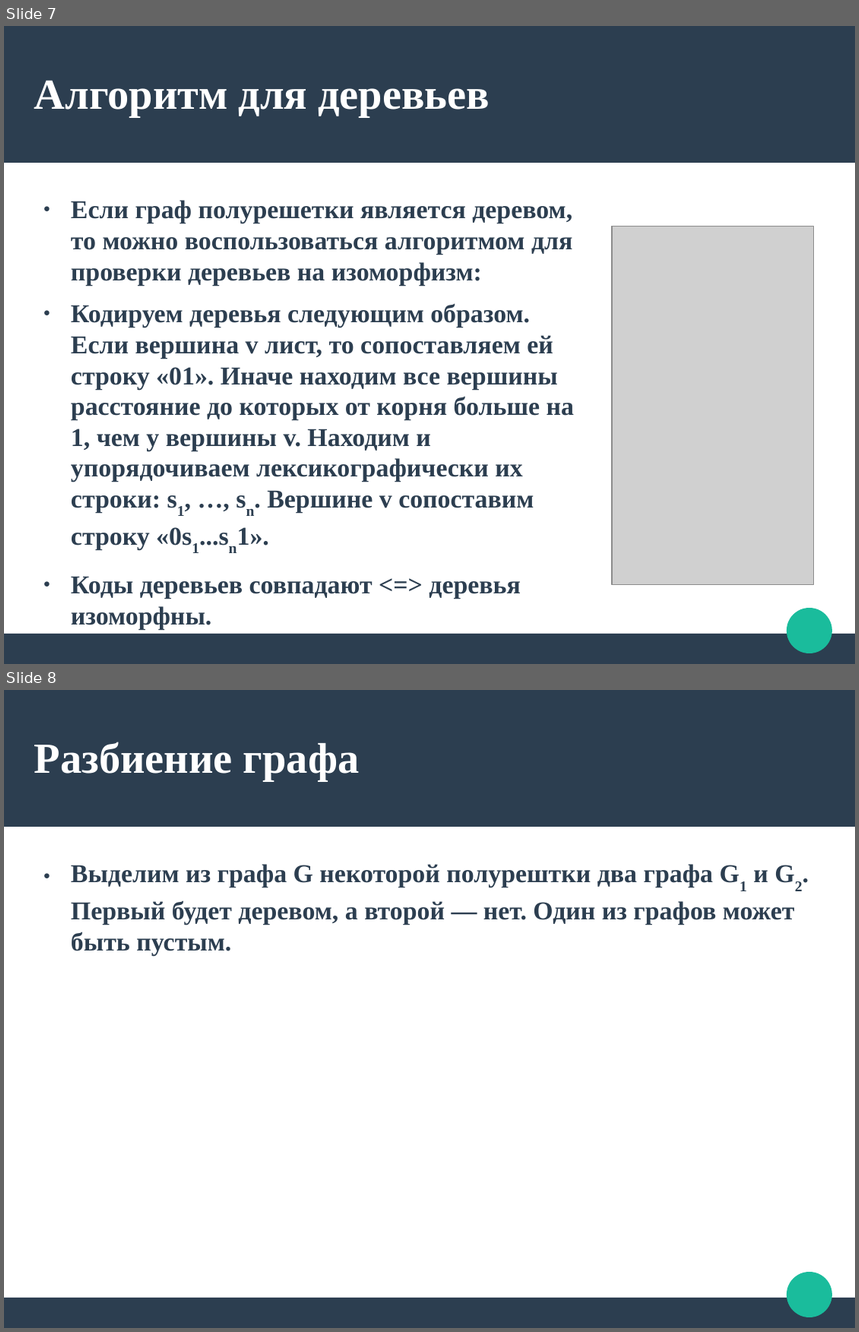
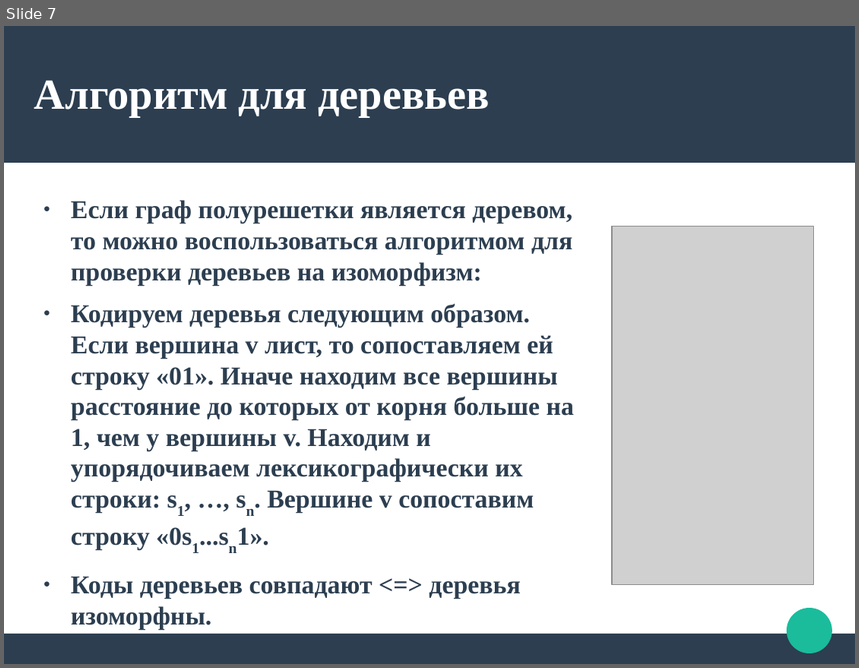
Before and after one commit to psqq/semi-diplom, a slide deck: docs/p_v2.odp. Shown one above the other, each under a label of ours: slides 7 and 8 before the commit, slide 7 after it. The pictures are 859x1332 and 859x668 pixels, drawn with LibreOffice and Linux fonts; fonts in the diff are those of the drawing; grey boxes stand for pictures. Boxes give left, top, right and bottom in pixels: in the first picture for what was removed or moved away, otherwise in the second. Text is boxed around its words. In the diff, an @@ line names an element or a change of style, - is before the commit and + after.

```diff
--- a/docs/p_v2.odp
+++ b/docs/p_v2.odp
@@ slide 8 removed at <box>4,690,855,1328</box>, background #FFFFFF; not listed: 3 template elements that a slide beside it also shows @@
@@ title removed at <box>34,742,359,780</box> @@
-Разбиение графа
@@ text removed at <box>71,864,795,956</box> @@
-● Выделим из графа G некоторой полурештки два графа G1 и G2. Первый будет деревом, а второй — нет. Один из графов может быть пустым.
```
Also in this commit, not shown: 3 slides changed, 2 slides added, 3 other slides removed, 6 other files.
